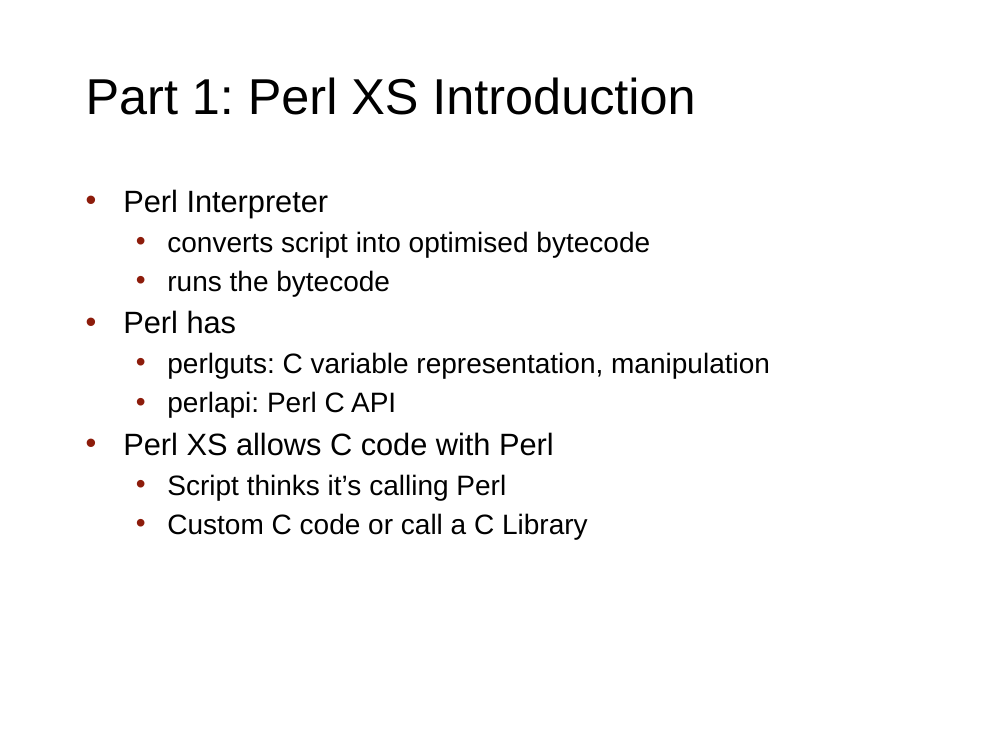
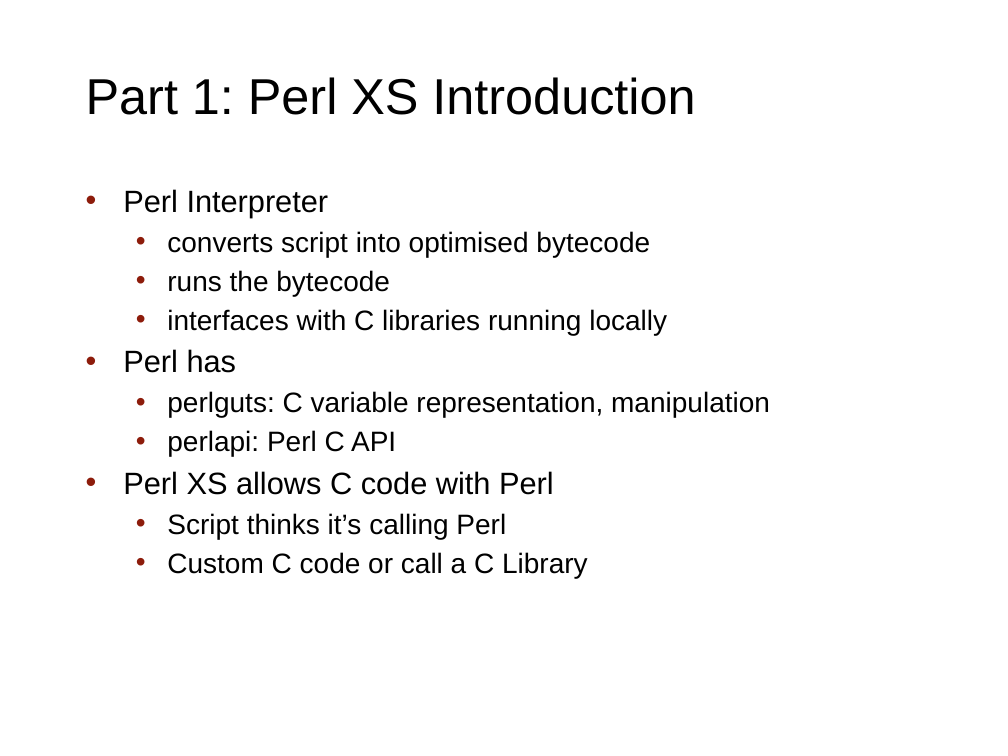
Before and after one commit to rishidev/perl-xs-workshop1, a slide deck: slide 3 of doc/XS_Presentation.pptx. Drawn at 1008x756 pixels with LibreOffice and Linux fonts; fonts in the diff are those of the drawing; background and template pictures are left out. Boxes give left, top, right and bottom in pixels: in the first picture for what was removed or moved away, otherwise in the second. Text is boxed around its words. In the diff, an @@ line names an element or a change of style, - is before the commit and + after.

```diff
--- a/doc/XS_Presentation.pptx
+++ b/doc/XS_Presentation.pptx
@@ text at [167,309,667,335]: paragraph added @@
+  • interfaces with C libraries running locally
```
Also in this commit, not shown: 5 other slides changed, 1 slide removed, 2 other files.
